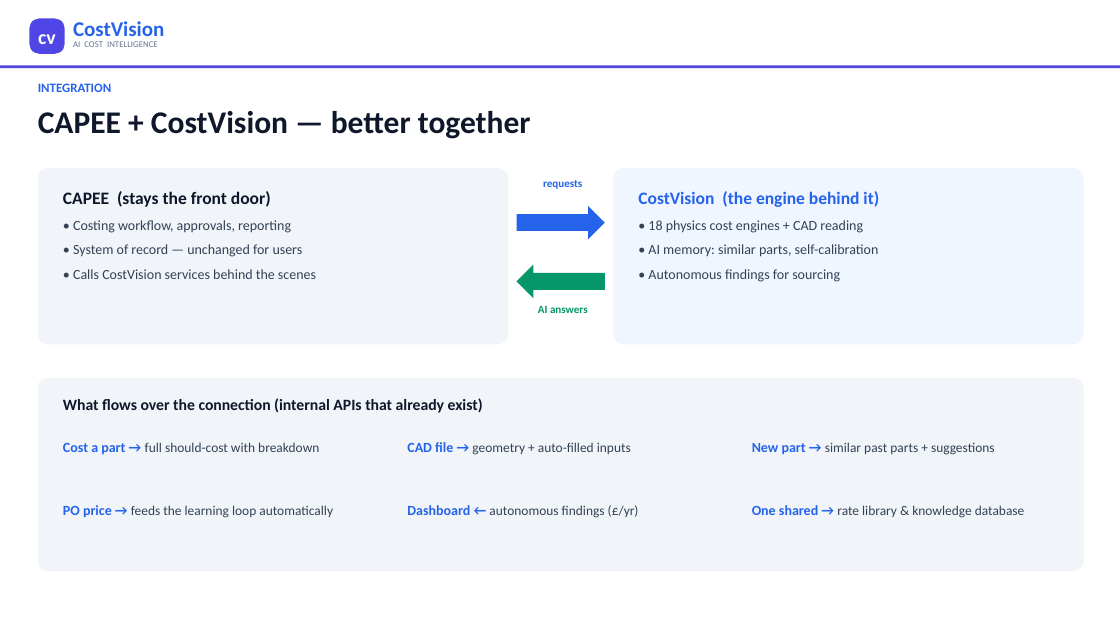
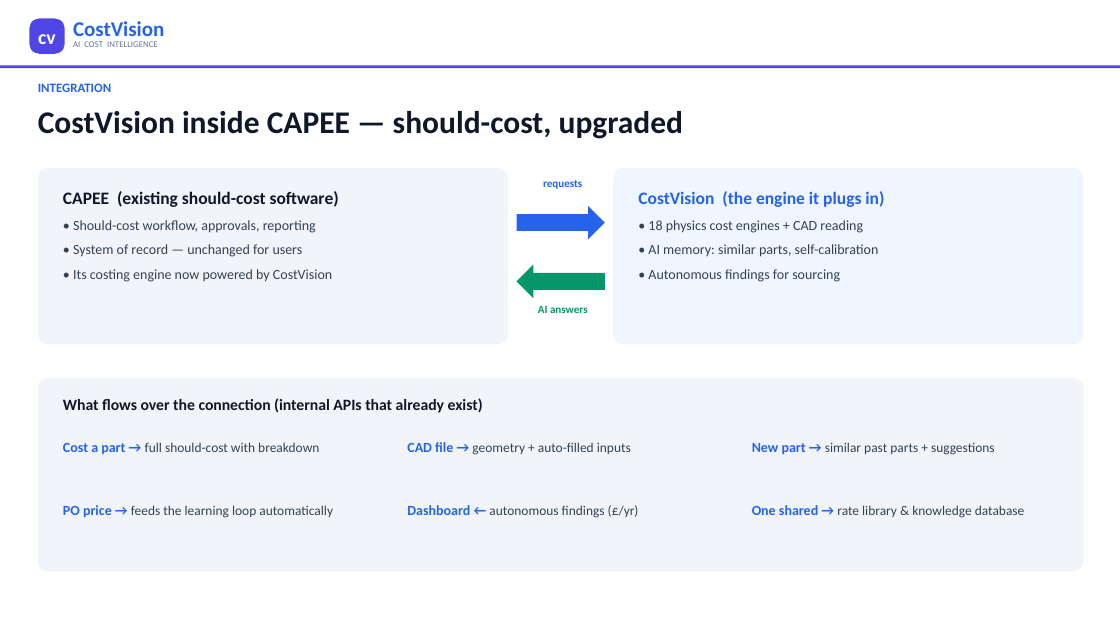
Before and after one commit to bhosaleavinash546/leamington-marathi, a slide deck: slide 12 of CostVision-Implementation-Blueprint.pptx. Drawn at 1120x630 pixels with LibreOffice and Linux fonts; fonts in the diff are those of the drawing. Boxes give left, top, right and bottom in pixels: in the first picture for what was removed or moved away, otherwise in the second. Text is boxed around its words. In the diff, an @@ line names an element or a change of style, - is before the commit and + after.

```diff
--- a/CostVision-Implementation-Blueprint.pptx
+++ b/CostVision-Implementation-Blueprint.pptx
@@ text at <box>38,111,683,139</box>: text changed @@
-CAPEE + CostVision — better together
+CostVision inside CAPEE — should-cost, upgraded
@@ text at <box>63,191,339,233</box>: text changed @@
-CAPEE (stays the front door)
-• Costing workflow, approvals, reporting
+CAPEE (existing should-cost software)
+• Should-cost workflow, approvals, reporting
@@ text at <box>638,191,884,207</box>: text changed @@
-CostVision (the engine behind it)
+CostVision (the engine it plugs in)
@@ text at <box>73,269,332,282</box>: text changed @@
-• Calls CostVision services behind the scenes
+• Its costing engine now powered by CostVision
```
Also in this commit, not shown: 3 other slides changed, 2 other files.
